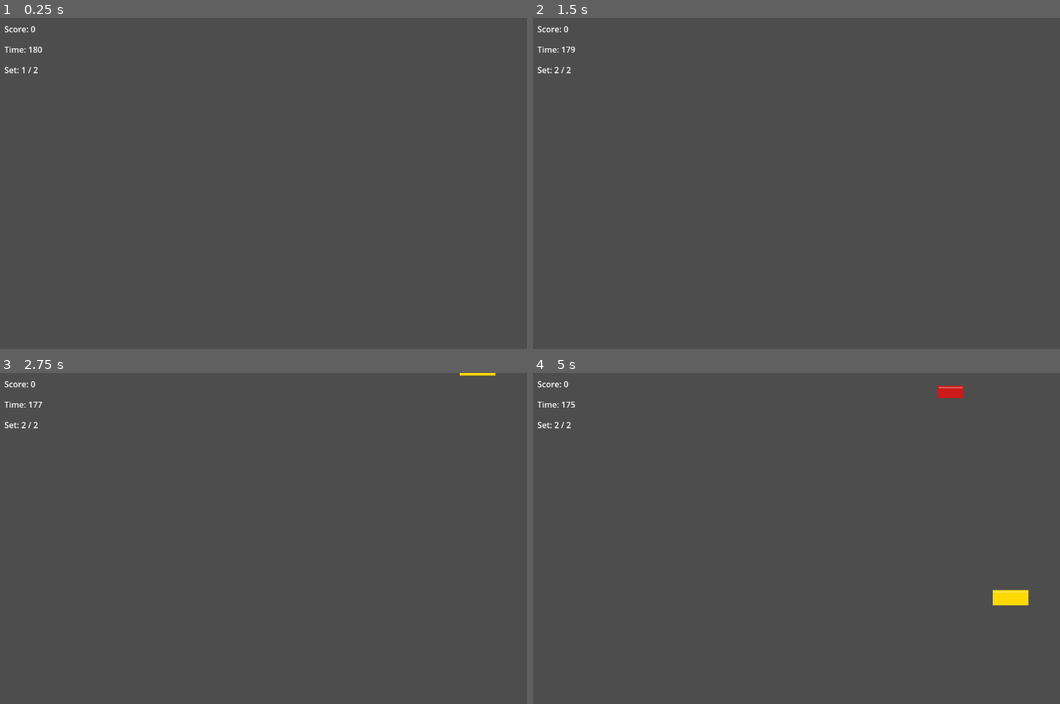
Above: before the commit, frames 1-4 (two rows, left to right).
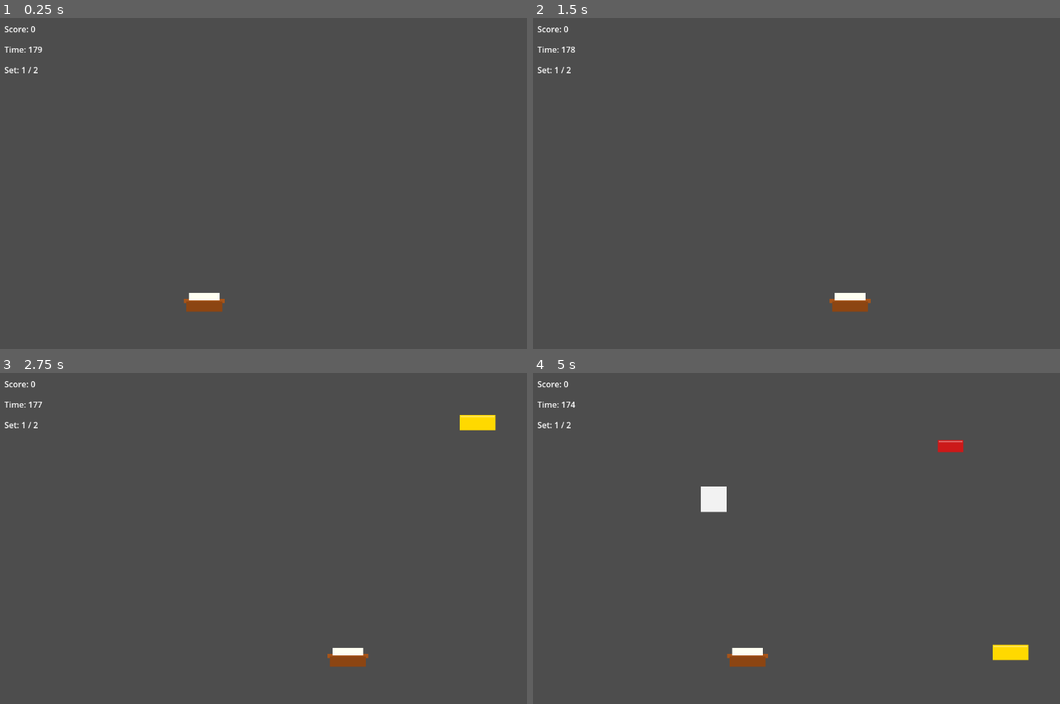
Above: after the commit, the same moments.

Repository: matz3ix/godot-kaisendon-game
Game: Godot game, scene res://scenes/main.tscn
Two runs of this game, one before a commit and one after it. Both use one fixed random seed, a clock stepped at 60 frames per second and the inputs below.
Inputs:
- Up to frame 1 (0.25 s): no input
- Up to frame 2 (1.5 s): tap Enter (ui_accept) at 0.5, 0.77 s; hold Right (ui_right) 0.53-1.28 s; hold Left (ui_left) from 1.28 s (still down)
- Up to frame 3 (2.75 s): tap Enter (ui_accept) at 1.52 s; release Left (ui_left) at 2.03 s; hold Right (ui_right) from 2.03 s (still down)
- Up to frame 4 (5 s): tap Enter (ui_accept) at 3.02, 3.77, 4.52 s; release Right (ui_right) at 3.53 s; hold Left (ui_left) from 3.53 s (still down)

The runs differ from the first frame. In frame 1, 0.4% of the frame differs, in the area x 6-43%, y 8-89%; in frame 2, 0.4%; in frame 3, 0.8%; in frame 4, 1.8%, in the area x 4-95%, y 3-89%.
Error before the commit: Parse Error: Identifier "TOPPING_COLORS" not declared in the current scope. (res://src/player_1.gd:49)

Commit message:
Fix: Add TOPPING_COLORS constant and fix _catch_topping() in player_1.gd
Agent-Logs-Url: https://github.com/matz3ix/godot-kaisendon-game/sessions/3046d00a-5f0b-432f-9b2a-24be456f3da9

Co-authored-by: matz3ix <272076181+matz3ix@users.noreply.github.com>

Diff:
--- a/src/player_1.gd
+++ b/src/player_1.gd
@@ -1,6 +1,14 @@
 extends Area2D
 
 const SPEED = 400.0
+
+const TOPPING_COLORS = [
+	Color(0.98, 0.5, 0.45),   # サーモン
+	Color(0.8, 0.1, 0.1),     # マグロ
+	Color(1.0, 0.85, 0.0),    # 卵
+	Color(0.95, 0.95, 0.95),  # イカ
+	Color(0.9, 0.4, 0.2),     # エビ
+]
 
 # どんぶり描画の定数
 const TOPPING_WIDTH = 50       # ネタの幅（obstacle の ColorRect サイズと同じ）
@@ -45,32 +53,23 @@
 	position.x += vel_x * SPEED * delta
 	position.x = clamp(position.x, 0.0, screen_size.x)
 
-func _catch_topping() -> void:
-	caught_toppings.append(TOPPING_COLORS[randi() % TOPPING_COLORS.size()])
+func _catch_topping(area: Area2D) -> void:
+	var color = TOPPING_COLORS[randi() % TOPPING_COLORS.size()]
+	var x_offset = area.global_position.x - global_position.x
+	caught_toppings.append({"color": color, "x_offset": x_offset})
 	queue_redraw()
 
 func _on_area_entered(area: Area2D) -> void:
 	if area.is_in_group("obstacle"):
-		_catch_topping()
+		_catch_topping(area)
 		if game_manager:
 			game_manager.add_score(randi_range(10, 35))
 		area.call_deferred("queue_free")
 	elif area.is_in_group("rice_bowl"):
+		_catch_topping(area)
 		var points: int = 0
 		if area.has_method("get_score"):
 			points = area.get_score()
-
-		# ネタのX座標とどんぶりのX座標の差分を保存
-		var x_offset = area.global_position.x - global_position.x
-		# obstacle の ColorRect から実際の色を取得
-		var color = Color.RED
-		var color_rect = area.get_node_or_null("ColorRect")
-		if color_rect:
-			color = color_rect.color
-		caught_toppings.append({"color": color, "x_offset": x_offset})
-		queue_redraw()
-
 		if game_manager and points > 0:
 			game_manager.add_score(points)
-
 		area.call_deferred("queue_free")
